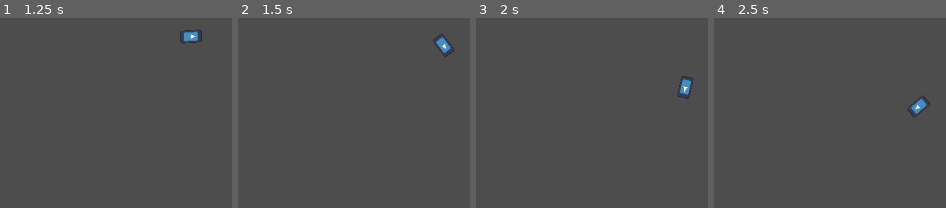
Above: before the commit, frames 1-4 (left to right).
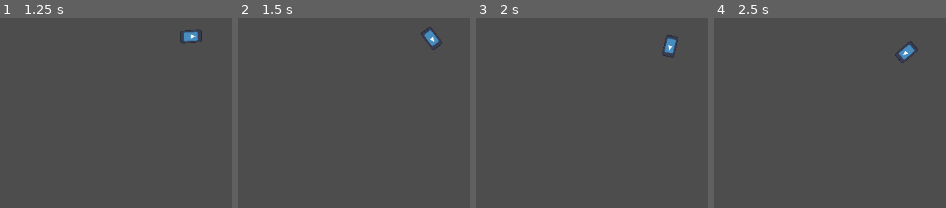
Above: after the commit, the same moments.

Repository: KoloidStudios/salty-green
Game: Godot game, scene res://src/world/test/test_boat.tscn
The game is run twice, just before and just after one commit, with the same random seed, the same clock (stepped at 60 frames per second) and the same inputs. This scene is started directly instead of the project's main scene. The engine's default icon, where the game draws it, is replaced by a stand-in: a white triangle on a blue panel in a dark square.
Inputs:
- Up to frame 1 (1.25 s): tap Enter at 0.5 s; hold Right (right) from 0.53 s (still down)
- Up to frame 2 (1.5 s): release Right (right) at 1.28 s; hold Down (down) from 1.28 s (still down)
- Up to frame 3 (2 s): keep holding Down (down)
- Up to frame 4 (2.5 s): release Down (down) at 2.03 s; hold Right (right) from 2.03 s (still down)

Frame 1 is identical in both runs. In frame 2, 0.7% of the frame differs, in the area x 78-94%, y 4-21%; in frame 3, 0.8%, in the area x 80-94%, y 8-43%; in frame 4, 0.8%.

Commit message:
object: add gear multiplier to max speed

Diff:
--- a/src/object/base_ship.gd
+++ b/src/object/base_ship.gd
@@ -3,7 +3,7 @@
 
 # let's use International standards
 # This is not based on real life examples.
-@export var ENGINE_POWER         : float = 500#kW
+@export var ENGINE_POWER         : float = 50#kW
 @export var LENGTH				 : float = 2#m
 @export var PROPELLER_DIAMETER	 : float = 0.4#m
 @export var ANGULAR_ACCELERATION : float = 0.01#m/s^2
@@ -86,7 +86,7 @@
 func _physics_process(delta: float) -> void:
 	if _is_accelerating:
 		normalized_vector = transform.y
-		speed = move_toward(speed, direction * MAX_SPEED, max(0, acceleration - eval_resistance()))
+		speed = move_toward(speed, direction * gear_multiplier(current_gear()) * MAX_SPEED, max(0, acceleration - eval_resistance()))
 	else:
 		speed = move_toward(speed, 0, eval_resistance())
 
